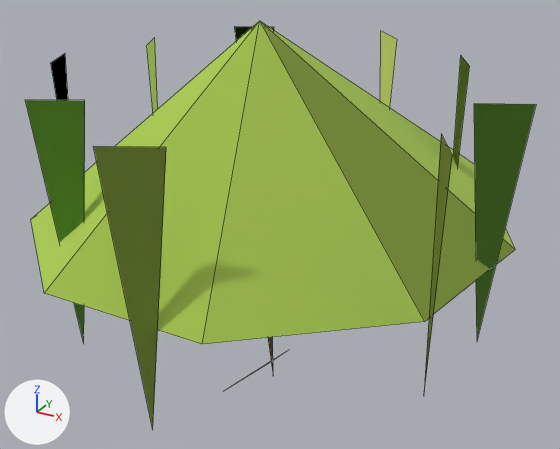
Renders of the glTF model game/assets/models/nature/tree_willow_1_lod2.glb from each side of a commit.
One viewpoint serves both versions: a camera (50 mm lens) standing at (4.47, -7.86, 6.39) and looking at (0.12, 0.06, 2.43). The lights are fixed; the arrows at lower left show +X, +Y and +Z. The first picture is the older version. Mesh edges are drawn as thin lines. Vertices at exactly the same position are counted once.

In view in the first picture: 'tree_willow_1_lod2'.
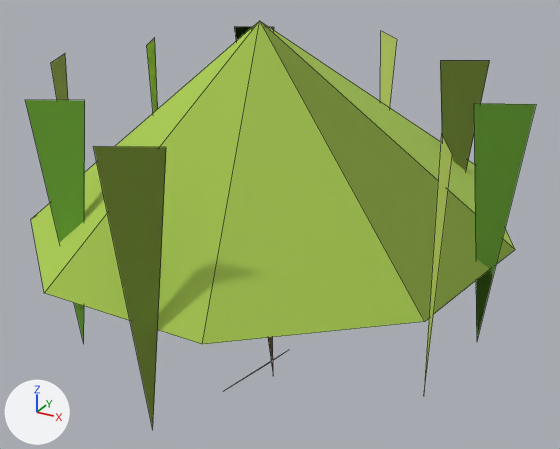
Where the change shows, as pixel boxes [x1, y1, x2, y2] in the pictures (560 x 449 px; the box of a moved part takes in the faces that stretch with it):
part 1 of me_tree_willow_1_lod2, moved or reshaped
    before: [453, 56, 469, 166]
    after: [440, 60, 490, 171]

Diff of the bpy script that builds the scene:
```diff
--- a/game/assets/models/nature/tree_willow_1_lod2.glb.py
+++ b/game/assets/models/nature/tree_willow_1_lod2.glb.py
@@ me_tree_willow_1_lod2 @@
 me_tree_willow_1_lod2.from_pydata(...)  # 42 vertices, 19 faces; spans x -3.11..3.05, y -3.15..3.17, z -0.04..5.02
 # used by ob_tree_willow_1_lod2; location = (0.0, 0.0, 0.0)
 # verts and faces of me_tree_willow_1_lod2; kept vertices keep their numbers, new ones are numbered from 42
 # before: 11 (1.96, 1.46, 4.37) at pixel (469, 65), 13 (1.82, 1.73, 1.45), 15 (1.68, 2.01, 4.37) at pixel (460, 55)
+# me_tree_willow_1_lod2 part 1
+delete_vertices([11, 15])  # with the faces that use them
+verts[42] = (1.55, 1.6, 4.37)  # pixel (440, 60)
+verts[43] = (2.1, 1.87, 4.37)  # pixel (489, 60)
+faces += [(13, 42, 43)]  # mat_m_adce54 (green #adce54)
 me_tree_willow_1_lod2.materials.append(mat_m_7e5d3a)
```
